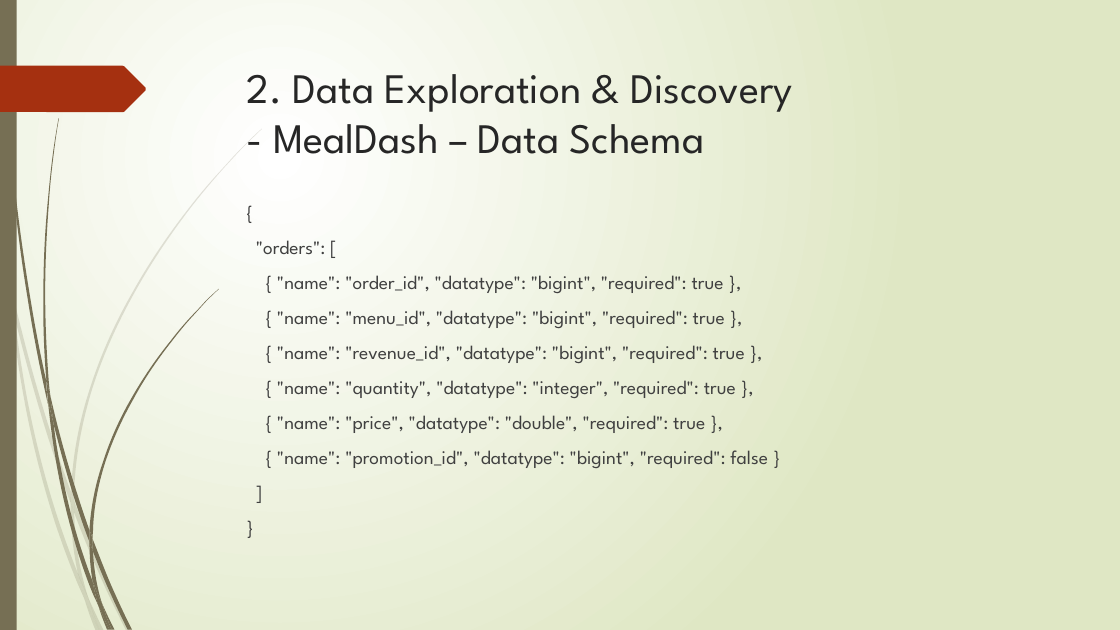
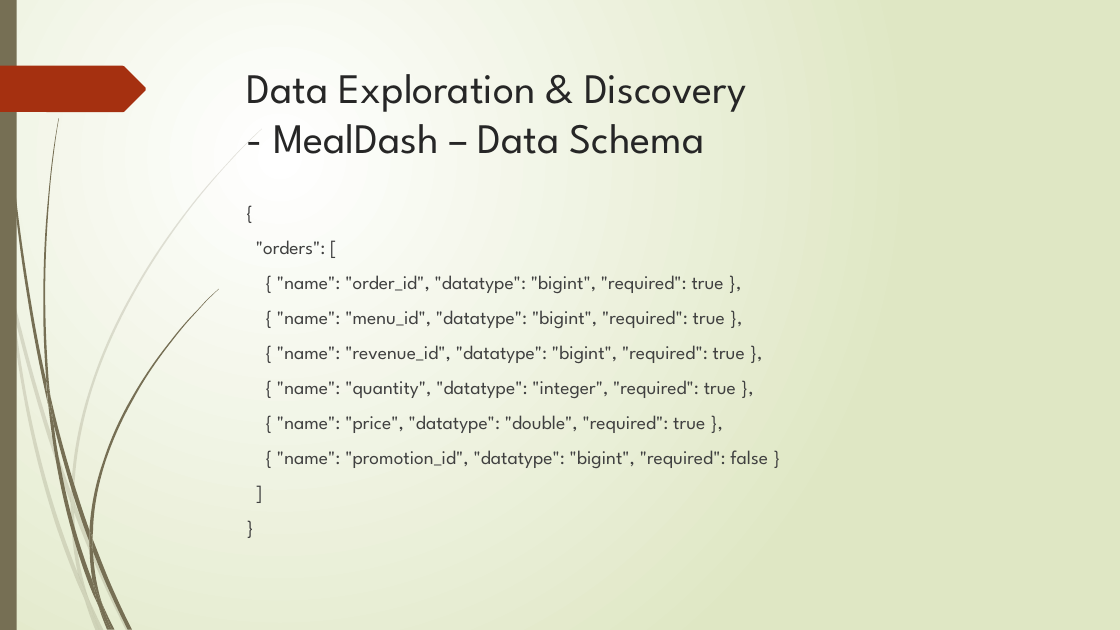
Before and after one commit to gabrielchanyk/food_insights_data_engineering, a slide deck: slide 11 of InsightEats Case Study.pptx. Drawn at 1120x630 pixels with LibreOffice and Linux fonts; fonts in the diff are those of the drawing. Boxes give left, top, right and bottom in pixels: in the first picture for what was removed or moved away, otherwise in the second. Text is boxed around its words. In the diff, an @@ line names an element or a change of style, - is before the commit and + after.

```diff
--- a/InsightEats Case Study.pptx
+++ b/InsightEats Case Study.pptx
@@ title at (247, 74, 746, 154): text changed @@
-2. Data Exploration & Discovery
-- MealDash – Data Schema
+Data Exploration & Discovery
+- MealDash – Data Schema
```
Also in this commit, not shown: 15 other slides changed, 19 slides added, 1 slide removed, 6 other files.
